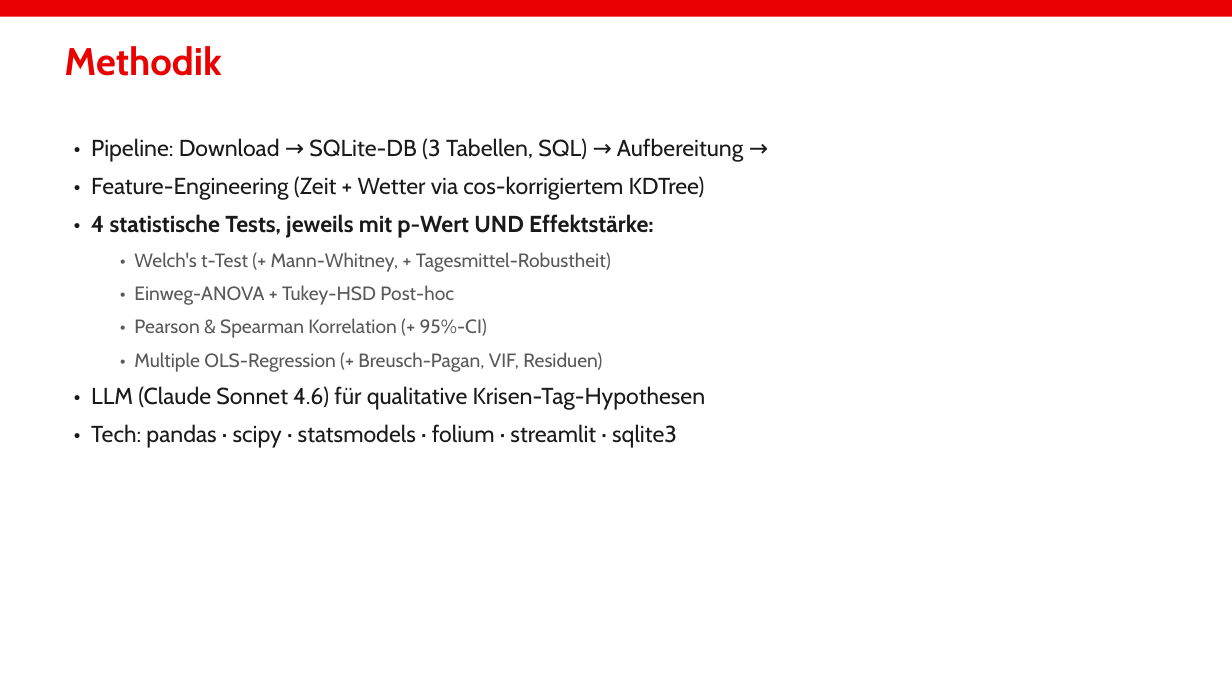
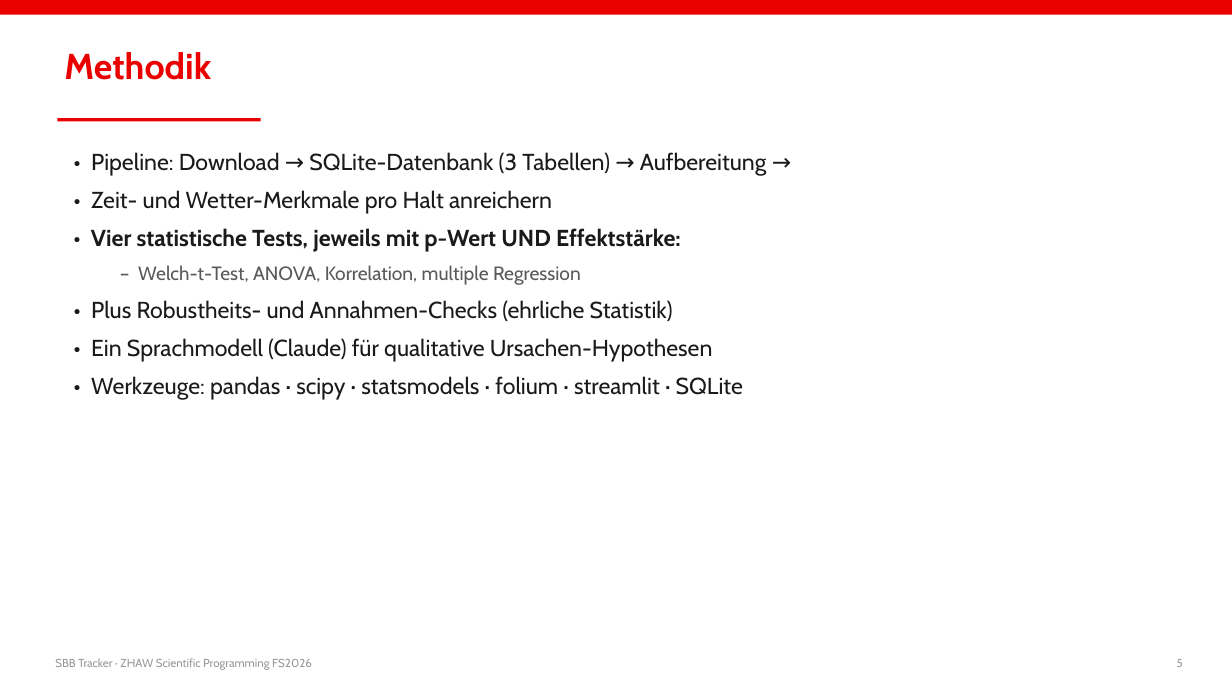
Before and after one commit to Mrgincinamon/SBB-Tracking, a slide deck: slide 5 of presentation/SBB_Tracker_Praesentation.pptx. Drawn at 1232x693 pixels with LibreOffice and Linux fonts; fonts in the diff are those of the drawing. Boxes give left, top, right and bottom in pixels: in the first picture for what was removed or moved away, otherwise in the second. Text is boxed around its words. In the diff, an @@ line names an element or a change of style, - is before the commit and + after.

```diff
--- a/presentation/SBB_Tracker_Praesentation.pptx
+++ b/presentation/SBB_Tracker_Praesentation.pptx
@@ text "Methodik" at bbox=[64, 52, 211, 80]: size 30 to 28 pt @@
@@ rectangle added at bbox=[57, 118, 261, 121], fill #EB0000 @@
@@ text at bbox=[91, 152, 766, 400]: text changed @@
-• Pipeline: Download → SQLite-DB (3 Tabellen, SQL) → Aufbereitung →
-• Feature-Engineering (Zeit + Wetter via cos-korrigiertem KDTree)
-• 4 statistische Tests, jeweils mit p-Wert UND Effektstärke:
-  • Welch's t-Test (+ Mann-Whitney, + Tagesmittel-Robustheit)
-  • Einweg-ANOVA + Tukey-HSD Post-hoc
-  • Pearson & Spearman Korrelation (+ 95%-CI)
-  • Multiple OLS-Regression (+ Breusch-Pagan, VIF, Residuen)
-• LLM (Claude Sonnet 4.6) für qualitative Krisen-Tag-Hypothesen
-• Tech: pandas · scipy · statsmodels · folium · streamlit · sqlite3
+• Pipeline: Download → SQLite-Datenbank (3 Tabellen) → Aufbereitung →
+• Zeit- und Wetter-Merkmale pro Halt anreichern
+• Vier statistische Tests, jeweils mit p-Wert UND Effektstärke:
+  – Welch-t-Test, ANOVA, Korrelation, multiple Regression
+• Plus Robustheits- und Annahmen-Checks (ehrliche Statistik)
+• Ein Sprachmodell (Claude) für qualitative Ursachen-Hypothesen
+• Werkzeuge: pandas · scipy · statsmodels · folium · streamlit · SQLite
@@ text added at bbox=[55, 658, 312, 670], 9 pt, text #999999 @@
+SBB Tracker · ZHAW Scientific Programming FS2026
@@ text added at bbox=[1177, 659, 1183, 667], 9 pt, text #999999 @@
+5
```
Also in this commit, not shown: 13 other slides changed, 2 slides added, 2 slides removed, 1 other file.
